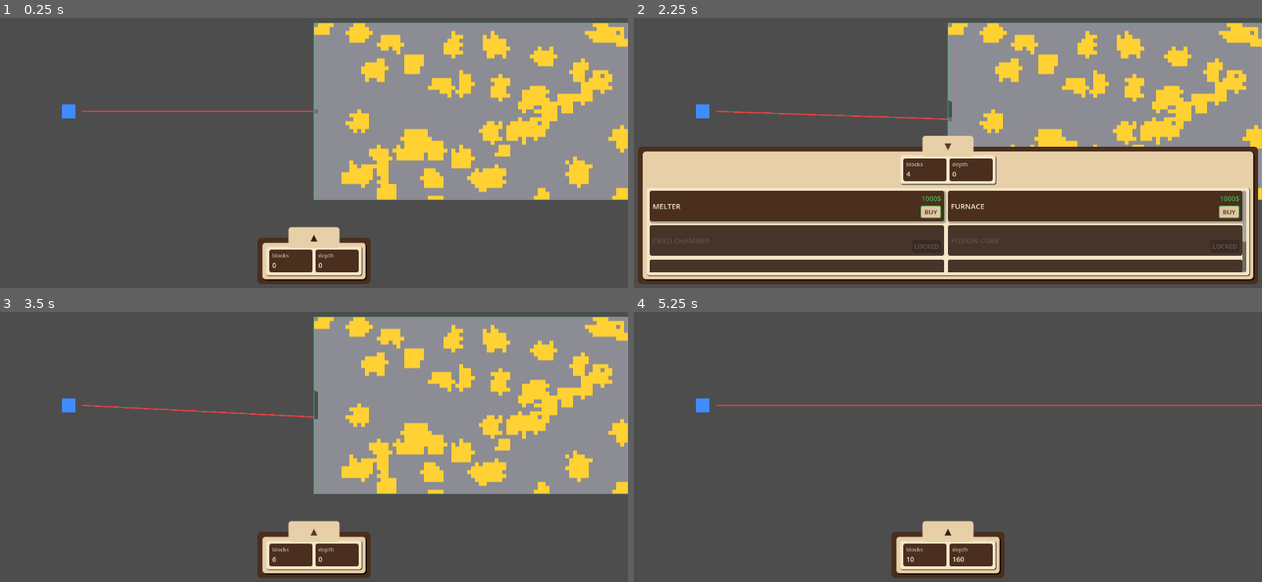
Above: before the commit, frames 1-4 (two rows, left to right).
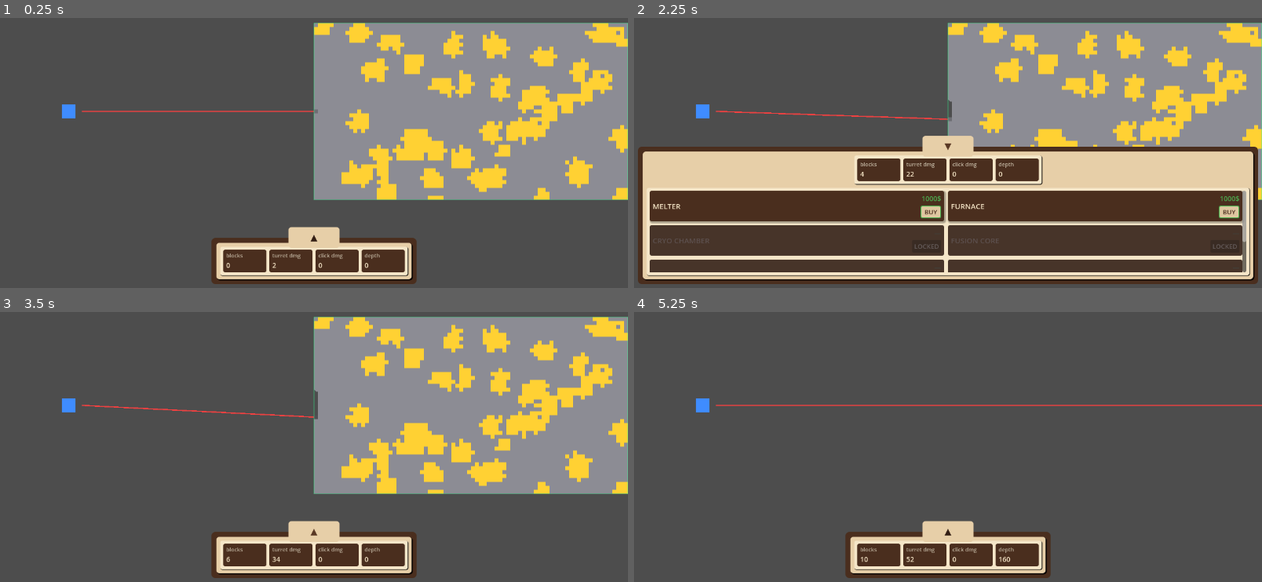
Above: after the commit, the same moments.

Repository: caboyd/blast_game
Game: Godot game, scene res://scenes/Main.tscn
Same seed, same stepped clock (60 frames per second), same inputs: the game is played once before the commit and once after it.
Inputs (mouse positions are in pixels of both pictures, inside the frame that each line leads up to):
- Up to frame 1 (0.25 s): no input
- Up to frame 2 (2.25 s): click "▲" at 0.5 s; click "▼" at 1.25 s; click "▲" at 2 s
- Up to frame 3 (3.5 s): click "▼" at 2.75 s
- Up to frame 4 (5.25 s): click "▲" at 3.5 s; click "▼" at 4.25 s; tap Enter at 5 s; move the mouse to (1086, 387) at 5.02 s; tap K at 5.1 s; click (1086, 387) at 5.17 s

The runs differ from the first frame. In frame 1, 2.8% of the frame differs, in the area x 33-67%, y 81-99%; in frame 2, 1.7%; in frame 3, 2.8%; in frame 4, 2.9%.

Commit message:
Track damage

Diff:
--- a/scripts/stats/GameStatistics.gd
+++ b/scripts/stats/GameStatistics.gd
@@ -2,8 +2,24 @@
 
 signal stats_changed
 
+const DAMAGE_SOURCE_TURRET := &"turret"
+const DAMAGE_SOURCE_CLICK := &"click"
+
 var total_blocks_destroyed: int = 0
 var furthest_depth_cells: int = 0
+## Total HP removed from block cells (not the same as blocks destroyed).
+var damage_to_blocks_turret: int = 0
+var damage_to_blocks_click: int = 0
+
+
+func add_block_damage(amount: int, source: StringName) -> void:
+	if amount <= 0:
+		return
+	if source == DAMAGE_SOURCE_TURRET:
+		damage_to_blocks_turret += amount
+	elif source == DAMAGE_SOURCE_CLICK:
+		damage_to_blocks_click += amount
+	stats_changed.emit()
 
 
 func add_blocks_destroyed(count: int) -> void:
--- a/scripts/target/DestructibleTarget.gd
+++ b/scripts/target/DestructibleTarget.gd
@@ -78,7 +78,12 @@
 	_row_leftmost_cache_dirty = true
 
 
-func apply_damage_circle_local(local_pos: Vector2, radius_px: float, amount: int = 9999) -> void:
+func apply_damage_circle_local(
+	local_pos: Vector2,
+	radius_px: float,
+	amount: int = 9999,
+	damage_source: StringName = GameStatistics.DAMAGE_SOURCE_CLICK
+) -> void:
 	if _destroyed:
 		return
 
@@ -87,6 +92,7 @@
 
 	var changed_any := false
 	var destroyed_count := 0
+	var damage_batch := 0
 	for dy in range(-r_cells, r_cells + 1):
 		for dx in range(-r_cells, r_cells + 1):
 			if dx * dx + dy * dy > r_cells * r_cells:
@@ -99,13 +105,19 @@
 			if _cells[idx] == TYPE_EMPTY:
 				continue
 			var dres := _damage_cell_idx(idx, amount)
-			if dres > 0:
+			var code := dres.x
+			var hp_rm := dres.y
+			if hp_rm > 0:
+				damage_batch += hp_rm
+			if code > 0:
 				changed_any = true
-			if dres == 2:
+			if code == 2:
 				destroyed_count += 1
 
 	if destroyed_count > 0:
 		GameStatistics.add_blocks_destroyed(destroyed_count)
+	if damage_batch > 0:
+		GameStatistics.add_block_damage(damage_batch, damage_source)
 
 	if changed_any:
 		_try_mark_destroyed()
@@ -115,7 +127,11 @@
 
 
 ## Returns true if the cell became empty (destroyed) this tick.
-func apply_damage_cell(cell: Vector2i, amount: int) -> bool:
+func apply_damage_cell(
+	cell: Vector2i,
+	amount: int,
+	damage_source: StringName = GameStatistics.DAMAGE_SOURCE_TURRET
+) -> bool:
 	if _destroyed:
 		return false
 	if cell.x < 0 or cell.y < 0 or cell.x >= _grid_w or cell.y >= _grid_h:
@@ -124,15 +140,19 @@
 	if _cells[idx] == TYPE_EMPTY:
 		return false
 	var dres := _damage_cell_idx(idx, amount)
-	if dres == 0:
+	var code := dres.x
+	var hp_rm := dres.y
+	if code == 0:
 		return false
-	if dres == 2:
+	if hp_rm > 0:
+		GameStatistics.add_block_damage(hp_rm, damage_source)
+	if code == 2:
 		GameStatistics.add_blocks_destroyed(1)
 	_try_mark_destroyed()
 	_leftmost_solid_dirty = true
 	_mask_dirty = true
 	_row_leftmost_cache_dirty = true
-	return dres == 2
+	return code == 2
 
 
 func debug_destroy() -> void:
@@ -477,17 +497,19 @@
 	_cell_hp[idx] = mh
 
 
-## 0 = no change, 1 = hp reduced, 2 = cell destroyed (now empty).
-func _damage_cell_idx(idx: int, amount: int) -> int:
+## x: 0 = no change, 1 = hp reduced, 2 = cell destroyed. y: HP actually removed from the cell.
+func _damage_cell_idx(idx: int, amount: int) -> Vector2i:
 	if _cells[idx] == TYPE_EMPTY or amount <= 0:
-		return 0
-	var new_hp := int(_cell_hp[idx]) - amount
+		return Vector2i(0, 0)
+	var hp_before := int(_cell_hp[idx])
+	var new_hp := hp_before - amount
 	if new_hp <= 0:
 		_cells[idx] = TYPE_EMPTY
 		_cell_hp[idx] = 0
-		return 2
-	_cell_hp[idx] = clampi(new_hp, 0, 255)
-	return 1
+		return Vector2i(2, hp_before)
+	var nh := clampi(new_hp, 0, 255)
+	_cell_hp[idx] = nh
+	return Vector2i(1, hp_before - nh)
 
 
 func _local_to_cell(local_pos: Vector2) -> Vector2i:
--- a/scripts/ui/BottomHUD.gd
+++ b/scripts/ui/BottomHUD.gd
@@ -5,6 +5,8 @@
 
 const DEFAULT_STAT_CONFIG: Array[Dictionary] = [
 	{"id": &"blocks", "name": "blocks"},
+	{"id": &"turret_dmg", "name": "turret dmg"},
+	{"id": &"click_dmg", "name": "click dmg"},
 	{"id": &"depth", "name": "depth"},
 ]
 
@@ -203,6 +205,10 @@
 		match String(sid):
 			"blocks":
 				item.set_value(str(GameStatistics.total_blocks_destroyed))
+			"turret_dmg":
+				item.set_value(str(GameStatistics.damage_to_blocks_turret))
+			"click_dmg":
+				item.set_value(str(GameStatistics.damage_to_blocks_click))
 			"depth":
 				item.set_value(str(GameStatistics.furthest_depth_cells))
 			_:
